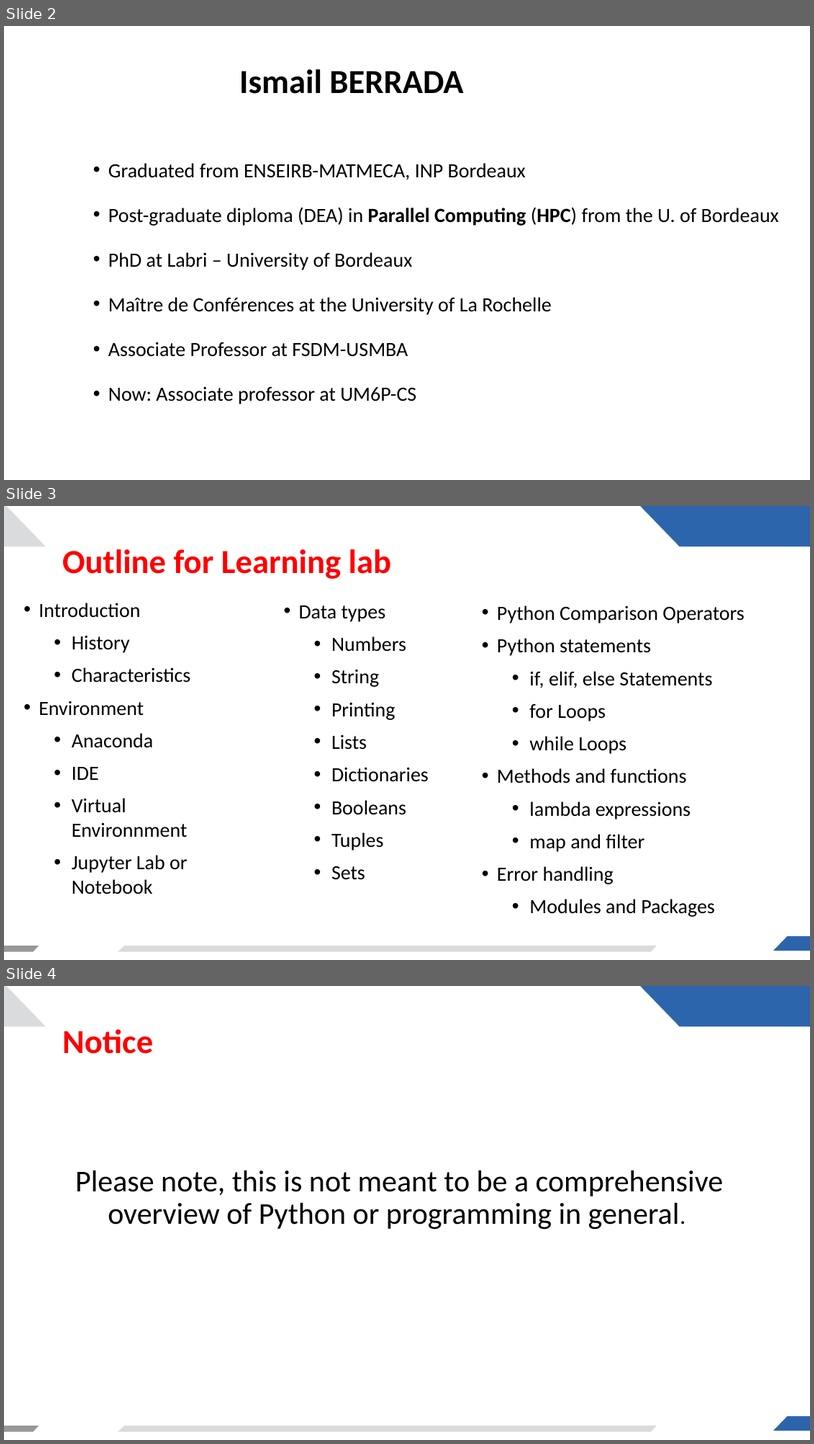
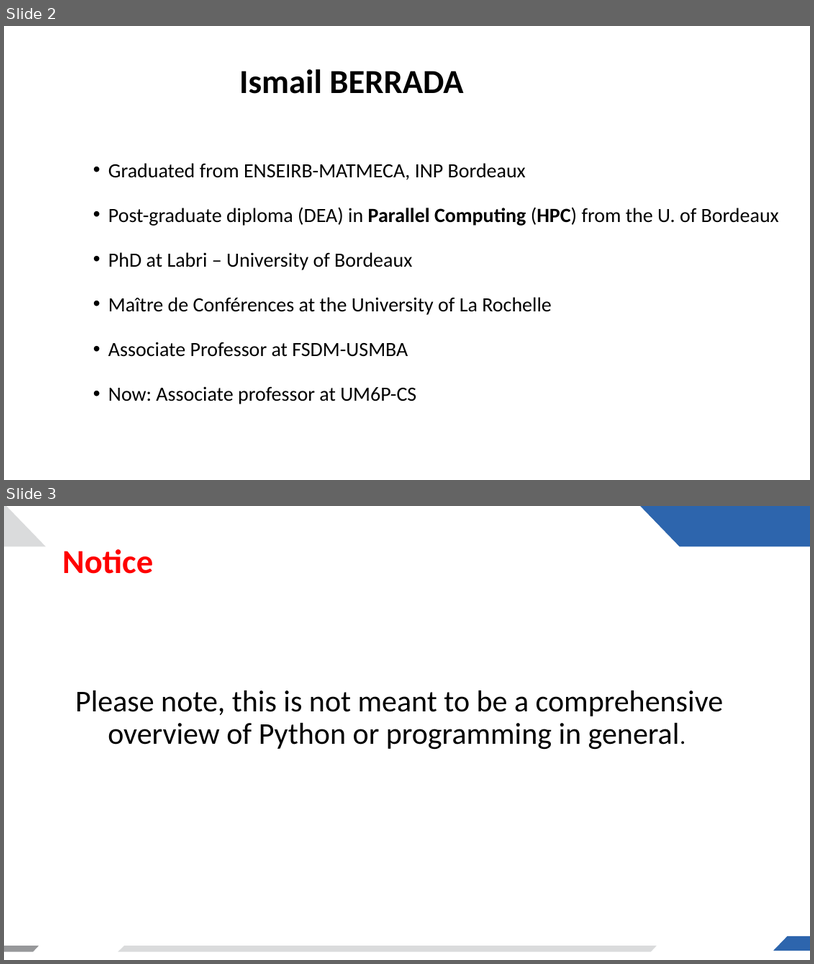
Before and after one commit to berradais/Online, a slide deck: 0-Introduction/0.introduction.pptx. Shown one above the other, each under a label of ours: slides 2, 3 and 4 before the commit, slides 2 and 3 after it. The pictures are 814x1444 and 814x964 pixels, drawn with LibreOffice and Linux fonts; fonts in the diff are those of the drawing; background and template pictures are left out. Boxes give left, top, right and bottom in pixels: in the first picture for what was removed or moved away, otherwise in the second. Text is boxed around its words. In the diff, an @@ line names an element or a change of style, - is before the commit and + after.

```diff
--- a/0-Introduction/0.introduction.pptx
+++ b/0-Introduction/0.introduction.pptx
@@ slide 3 removed at box(4, 506, 810, 960), background #FFFFFF; not listed: 5 template elements that a slide beside it also shows @@
@@ title removed at box(62, 549, 391, 579) @@
-Outline for Learning lab
@@ text removed at box(39, 602, 191, 894) @@
-• Introduction
-  • History
-  • Characteristics
-• Environment
-  • Anaconda
-  • IDE
-  • Virtual Environnment
-  • Jupyter Lab or Notebook
@@ text removed at box(299, 605, 429, 880) @@
-• Data types
-  • Numbers
-  • String
-  • Printing
-  • Lists
-  • Dictionaries
-  • Booleans
-  • Tuples
-  • Sets
@@ text removed at box(497, 605, 745, 916) @@
-• Python Comparison Operators
-• Python statements
-  • if, elif, else Statements
-  • for Loops
-  • while Loops
-• Methods and functions
-  • lambda expressions
-  • map and filter
-• Error handling
-  • Modules and Packages
@@ what was slide 4 is now slide 3 @@
```
Also in this commit, not shown: 2 other files.
